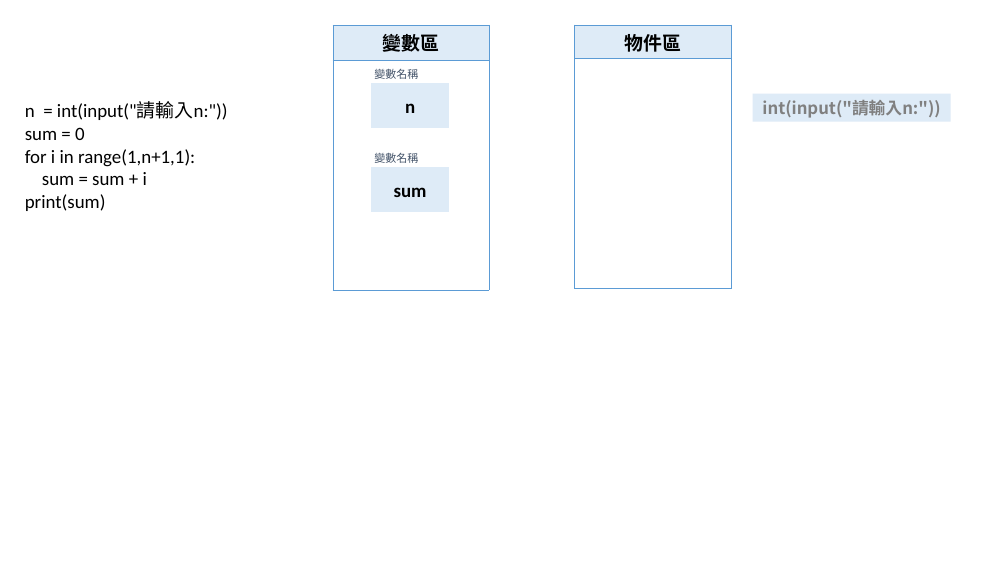
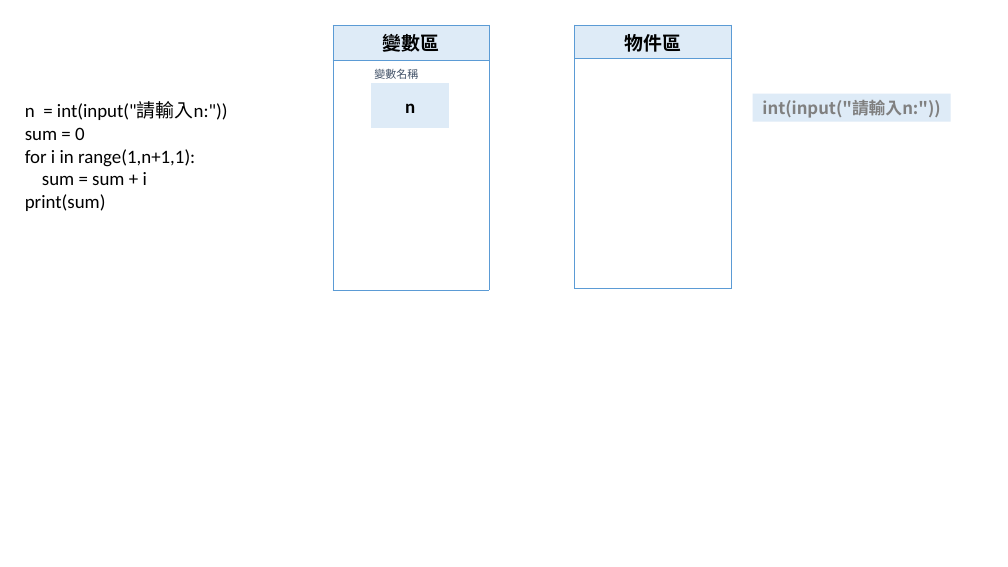
Before and after one commit to yoyo30618/zhiyi, a slide deck: slide 40 of 參考資料/forloop.pptx. Drawn at 1008x567 pixels with LibreOffice and Linux fonts; fonts in the diff are those of the drawing. Boxes give left, top, right and bottom in pixels: in the first picture for what was removed or moved away, otherwise in the second. Text is boxed around its words. In the diff, an @@ line names an element or a change of style, - is before the commit and + after.

```diff
--- a/參考資料/forloop.pptx
+++ b/參考資料/forloop.pptx
@@ rectangle removed at (x1=371, y1=168, x2=449, y2=212) @@
-sum
@@ text removed at (x1=374, y1=153, x2=418, y2=163) @@
-變數名稱
```
Also in this commit, not shown: 19 other slides changed, 43 slides added, 1 slide removed, 5 other files.
